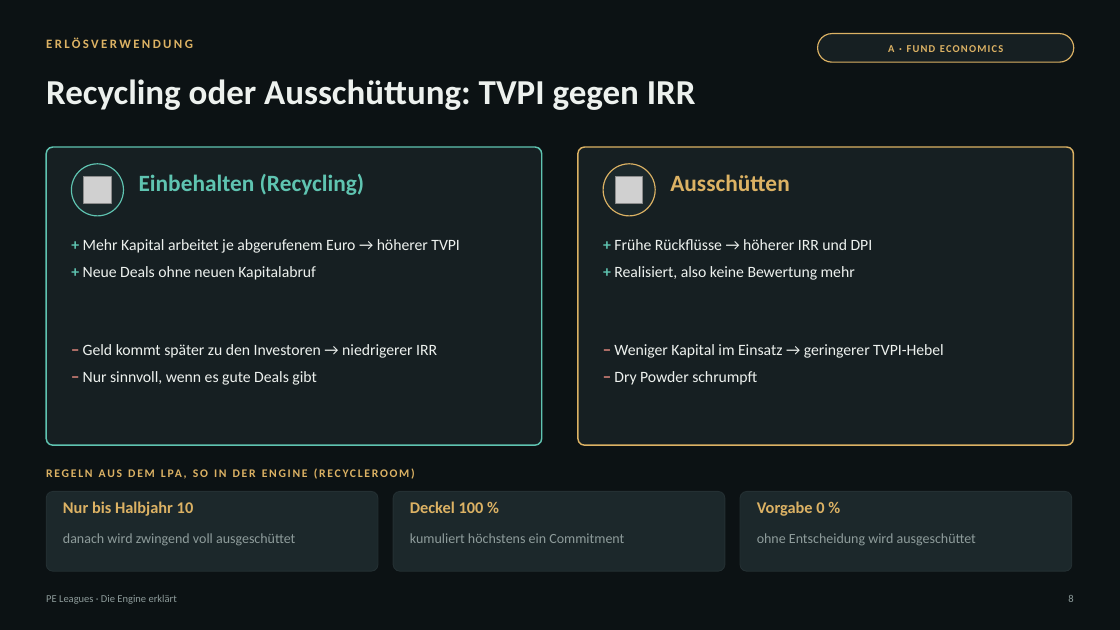
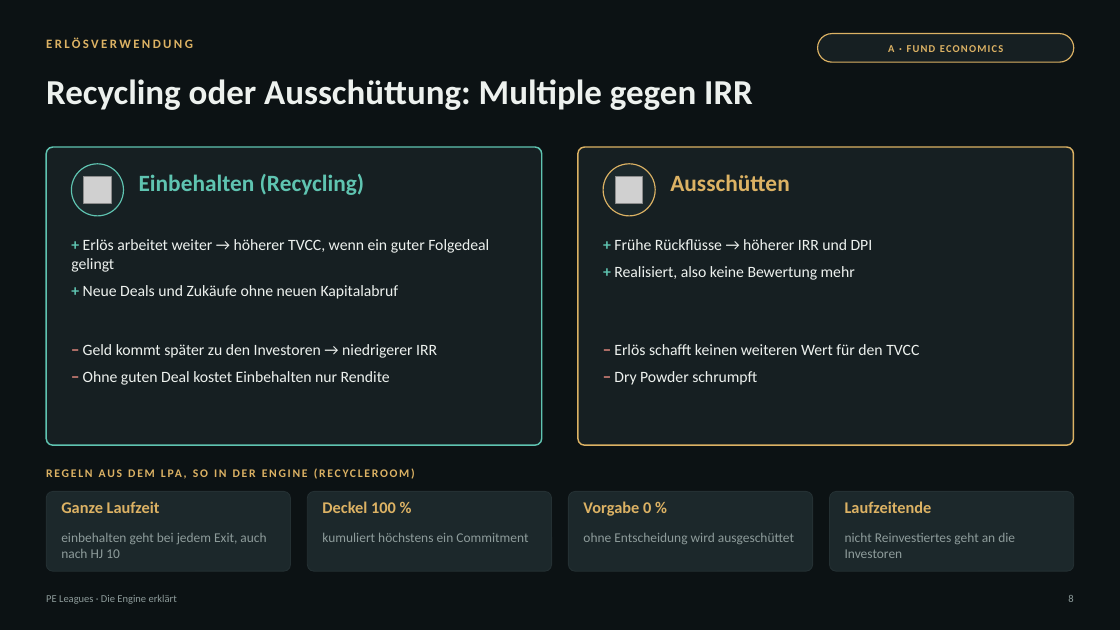
Before and after one commit to thematicum-dev/pe-leagues, a slide deck: slide 8 of docs/lehrmaterial/PE-Leagues_Engine-erklaert.pptx. Drawn at 1120x630 pixels with LibreOffice and Linux fonts; fonts in the diff are those of the drawing; grey boxes stand for pictures. Boxes give left, top, right and bottom in pixels: in the first picture for what was removed or moved away, otherwise in the second. Text is boxed around its words. In the diff, an @@ line names an element or a change of style, - is before the commit and + after.

```diff
--- a/docs/lehrmaterial/PE-Leagues_Engine-erklaert.pptx
+++ b/docs/lehrmaterial/PE-Leagues_Engine-erklaert.pptx
@@ text at (x1=46, y1=79, x2=753, y2=110): text changed @@
-Recycling oder Ausschüttung: TVPI gegen IRR
+Recycling oder Ausschüttung: Multiple gegen IRR
@@ text at (x1=71, y1=239, x2=489, y2=299): text changed @@
-• + Mehr Kapital arbeitet je abgerufenem Euro → höherer TVPI
-• + Neue Deals ohne neuen Kapitalabruf
+• + Erlös arbeitet weiter → höherer TVCC, wenn ein guter Folgedeal gelingt
+• + Neue Deals und Zukäufe ohne neuen Kapitalabruf
@@ text at (x1=614, y1=344, x2=919, y2=355): text changed @@
-• − Weniger Kapital im Einsatz → geringerer TVPI-Hebel
+• − Erlös schafft keinen weiteren Wert für den TVCC
@@ text at (x1=83, y1=371, x2=390, y2=385): text changed @@
-• − Nur sinnvoll, wenn es gute Deals gibt
+• − Ohne guten Deal kostet Einbehalten nur Rendite
@@ rounded rectangle resized from (x1=46, y1=492, x2=378, y2=571) to (x1=46, y1=492, x2=291, y2=571) @@
@@ text at (x1=61, y1=501, x2=160, y2=513): text changed @@
-Nur bis Halbjahr 10
+Ganze Laufzeit
@@ rounded rectangle resized from (x1=393, y1=492, x2=725, y2=571) to (x1=308, y1=492, x2=552, y2=571) @@
@@ text "Deckel 100 %" moved from (x1=410, y1=501, x2=484, y2=513) to (x1=322, y1=501, x2=396, y2=513) @@
@@ rounded rectangle resized from (x1=740, y1=492, x2=1072, y2=571) to (x1=569, y1=492, x2=813, y2=571) @@
@@ text "Vorgabe 0 %" moved from (x1=757, y1=501, x2=824, y2=516) to (x1=583, y1=501, x2=651, y2=516) @@
@@ rounded rectangle added at (x1=829, y1=492, x2=1074, y2=571), fill #1C282B, outline #243033 0.75 pt @@
@@ text added at (x1=845, y1=501, x2=932, y2=513), 14 pt, text #DCB264, bold @@
+Laufzeitende
@@ text at (x1=61, y1=533, x2=266, y2=558): text changed; size 12 to 11.5 pt @@
-danach wird zwingend voll ausgeschüttet
+einbehalten geht bei jedem Exit, auch nach HJ 10
@@ text "kumuliert höchstens ein Commitment" moved from (x1=410, y1=533, x2=624, y2=543) to (x1=322, y1=533, x2=528, y2=542) @@
@@ text "kumuliert höchstens ein Commitment" at (x1=322, y1=533, x2=528, y2=542): size 12 to 11.5 pt @@
@@ text "ohne Entscheidung wird ausgeschüttet" at (x1=583, y1=533, x2=794, y2=544): size 12 to 11.5 pt @@
@@ text "ohne Entscheidung wird ausgeschüttet" moved from (x1=757, y1=533, x2=976, y2=546) to (x1=583, y1=533, x2=794, y2=544) @@
@@ text added at (x1=845, y1=533, x2=1015, y2=558), 11.5 pt, text #8E9C9B @@
+nicht Reinvestiertes geht an die Investoren
```
Also in this commit, not shown: 34 other slides changed, 2 slides added, 1 slide removed, 2 other files.
